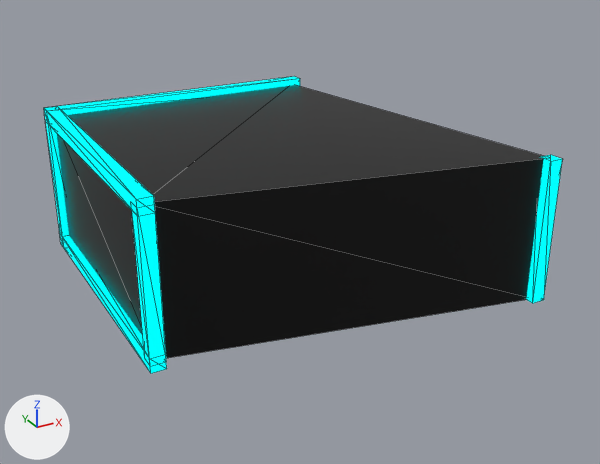
The glTF model static/models/top.glb, before and after one commit.
Rendered twice from a 50 mm camera at (-2.28, -5.11, 2.17) aimed at (0.32, -0.37, -0.19). The lights are fixed; the arrows at lower left show +X, +Y and +Z. Mesh edges are drawn as thin lines. Where no turn or scale is listed for an object, it has been applied to the vertices. Vertices at the same position are counted once.
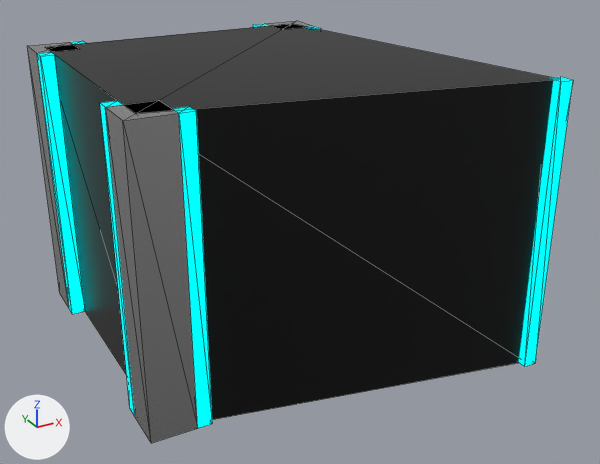
Diff of the bpy script that builds the scene:
```diff
--- a/static/models/top.glb.py
+++ b/static/models/top.glb.py
@@ me_cube @@
 me_cube.from_pydata(...)  # 8 vertices, 12 faces; spans x -1.0..1.0, y -1.0..1.0, z -1.0..1.0
 # used by ob_cube_001; location = (-1.0, 1.0, 0.0); scale = (0.05, 0.05, 0.5)
-me_cube.materials.append(mat_e)  # black #000000
+# me_cube part 2: a new loose piece, a box spanning x -5.0..1.0, y 1.0..7.0, z -1.0..1.0, in mat_material_002 (light grey #c0c0c0)
+me_cube.materials.append(mat_emissive)  # black #000000
+me_cube.materials.append(mat_material_002)  # light grey #c0c0c0
+me_cube.materials.append(mat_emissive_004)  # black #000000
@@ me_cube_002 @@
 me_cube_002.from_pydata(...)  # 8 vertices, 12 faces; spans x -1.0..1.0, y -1.0..1.0, z -1.0..1.0
 # used by ob_cube_002; location = (-1.0, -1.0, 0.0); scale = (0.05, 0.05, 0.5)
-me_cube_002.materials.append(mat_e)  # black #000000
+# me_cube_002 part 1: a new loose piece, a box spanning x -1.0..5.0, y 1.0..7.0, z -1.0..1.0, in mat_material_001 (light grey #c0c0c0)
+me_cube_002.materials.append(mat_emissive_001)  # black #000000
+me_cube_002.materials.append(mat_material_001)  # light grey #c0c0c0
+me_cube_002.materials.append(mat_emissive_006)  # black #000000
@@ ob_cube @@
 ob_cube.location = (0.0, 0.0, 0.0)
-ob_cube.scale = (1.0, 1.0, 0.5)
@@ ob_cube_001 @@
 ob_cube_001 = bpy.data.objects.new('Cube.001', me_cube)
-ob_cube_001.location = (-1.0, 1.0, 0.0)
-ob_cube_001.scale = (0.05, 0.05, 0.5)
+ob_cube_001.location = (1.05, 0.75, 0.0)
+ob_cube_001.scale = (0.05, 0.05, 1.0)
@@ ob_cube_002 @@
 ob_cube_002 = bpy.data.objects.new('Cube.002', me_cube_002)
-ob_cube_002.location = (-1.0, -1.0, 0.0)
-ob_cube_002.scale = (0.05, 0.05, 0.5)
+ob_cube_002.location = (-1.05, 0.75, 0.0)
+ob_cube_002.scale = (0.05, 0.05, 1.0)
@@ ob_cube_004 @@
 ob_cube_004.location = (1.5, -1.5, 0.0)
-ob_cube_004.scale = (0.05, 0.05, 0.5)
+ob_cube_004.scale = (0.05, 0.05, 1.0)
@@ ob_cube_005 @@
-ob_cube_005 = bpy.data.objects.new('Cube.005', me_cube_005)
@@ ob_cube_006 @@
-ob_cube_006 = bpy.data.objects.new('Cube.006', me_cube_006)
@@ ob_cube_007 @@
-ob_cube_007 = bpy.data.objects.new('Cube.007', me_cube_007)
@@ ob_cube_008 @@
-ob_cube_008 = bpy.data.objects.new('Cube.008', me_cube_008)
@@ ob_cube_010 @@
+ob_cube_010 = bpy.data.objects.new('Cube.010', me_cube_010)  # a box spanning x -0.05..0.05, y -0.05..0.05, z -1.0..1.0, material slot 0; a box spanning x -0.05..0.25, y -0.35..-0.05, z -1.0..1.0, material slot 1; a box spanning x 0.25..0.35, y -0.35..-0.25, z -1.0..1.0, material slot 2; in mat_emissive_003 (black #000000), mat_material_007 (light grey #c0c0c0), mat_emissive_007 (black #000000)
+ob_cube_010.location = (-1.05, -0.75, 0.0)
```

Changed parts and their boxes (x1, y1, x2, y2) in the pictures (600 x 464 px):
'Cube', rescaled (45% taller): before (57, 85, 546, 358); after (47, 24, 558, 420)
'Cube.010', added: after (100, 100, 212, 443)
'Cube.002', reshaped, moved, rescaled: before (131, 202, 166, 365); after (27, 41, 86, 314)
'Cube.004', rescaled (49% wider, 95% taller): before (526, 155, 562, 303); after (519, 77, 573, 367)
'Cube.008', deleted: before (44, 106, 155, 216)
'Cube.005', deleted: before (44, 76, 300, 123)
'Cube.007', deleted: before (60, 236, 167, 373)
'Cube.001', reshaped, moved, rescaled: before (45, 121, 69, 237); after (253, 21, 321, 30)
'Cube.006', deleted: before (59, 232, 64, 248)
part 1 of me_cube_002, added: after (27, 42, 79, 308)
part 2 of me_cube, added: after (267, 21, 313, 30)
